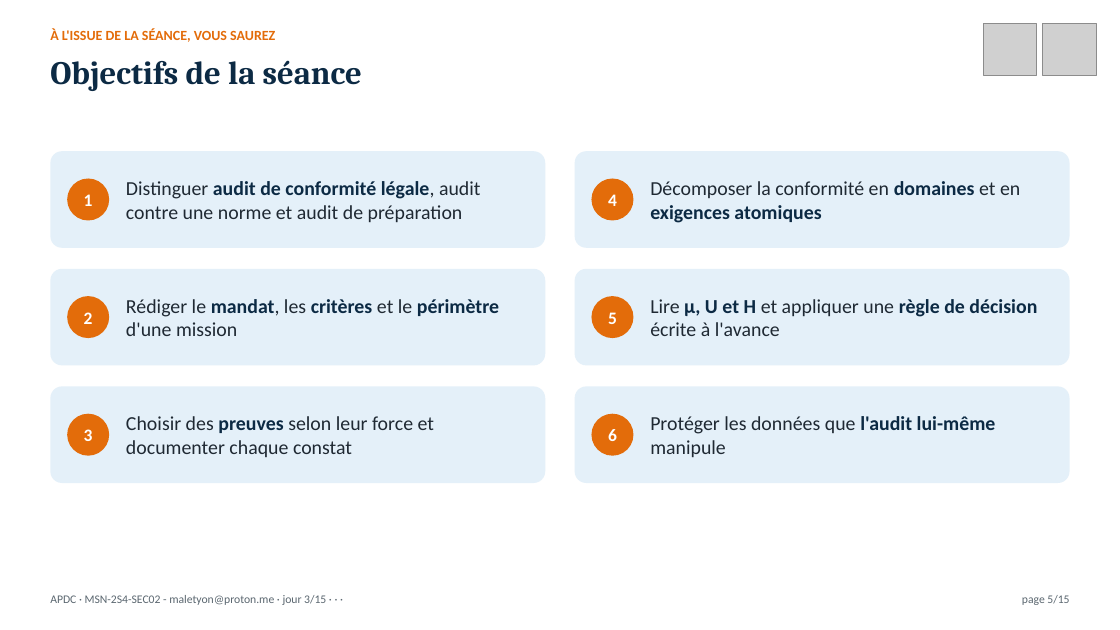
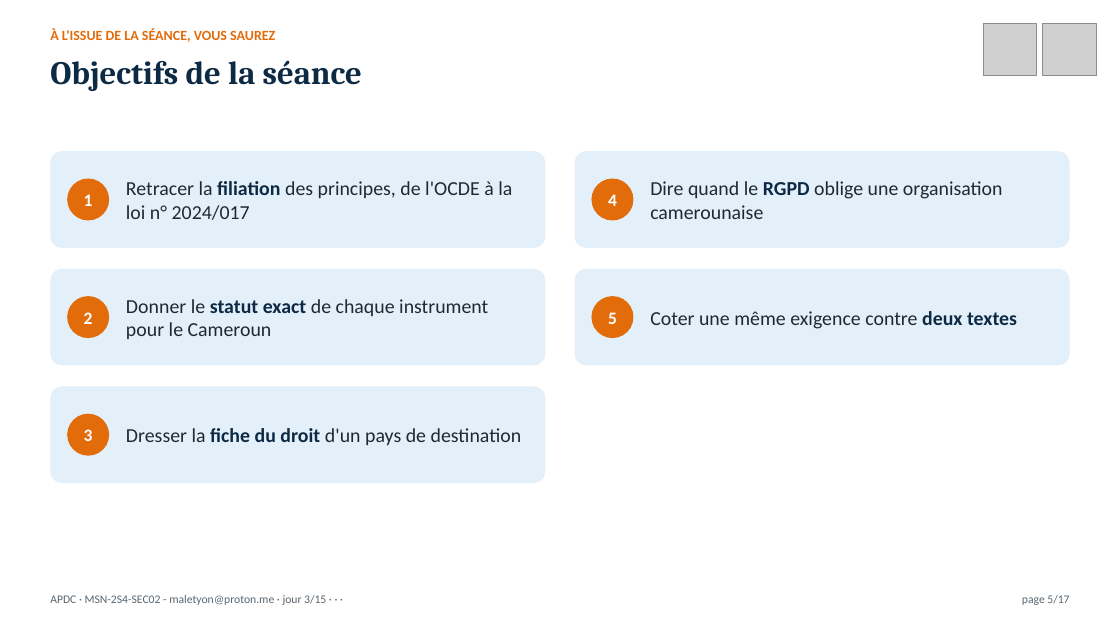
Before and after one commit to MaletYon/cours-apdc, a slide deck: slide 5 of Présentation/APDC_J03.pptx. Drawn at 1120x630 pixels with LibreOffice and Linux fonts; fonts in the diff are those of the drawing; grey boxes stand for pictures. Boxes give left, top, right and bottom in pixels: in the first picture for what was removed or moved away, otherwise in the second. Text is boxed around its words. In the diff, an @@ line names an element or a change of style, - is before the commit and + after.

```diff
--- a/Présentation/APDC_J03.pptx
+++ b/Présentation/APDC_J03.pptx
@@ text at box(126, 181, 512, 220): text changed @@
-Distinguer audit de conformité légale, audit contre une norme et audit de préparation
+Retracer la filiation des principes, de l'OCDE à la loi n° 2024/017
@@ text at box(650, 181, 1003, 219): text changed @@
-Décomposer la conformité en domaines et en exigences atomiques
+Dire quand le RGPD oblige une organisation camerounaise
@@ text at box(126, 299, 488, 339): text changed @@
-Rédiger le mandat, les critères et le périmètre d'une mission
+Donner le statut exact de chaque instrument pour le Cameroun
@@ text at box(650, 311, 1017, 329): text changed @@
-Lire µ, U et H et appliquer une règle de décision écrite à l'avance
+Coter une même exigence contre deux textes
@@ rounded rectangle removed at box(575, 386, 1070, 483) @@
@@ ellipse removed at box(592, 413, 634, 455) @@
-6
@@ text removed at box(650, 416, 996, 457) @@
-Protéger les données que l'audit lui-même manipule
@@ text at box(126, 428, 522, 445): text changed @@
-Choisir des preuves selon leur force et documenter chaque constat
+Dresser la fiche du droit d'un pays de destination
@@ text at box(1022, 595, 1069, 605): text changed @@
-page 5/15
+page 5/17
```
Also in this commit, not shown: 7 other slides changed, 9 slides added, 7 slides removed, 53 other files.
